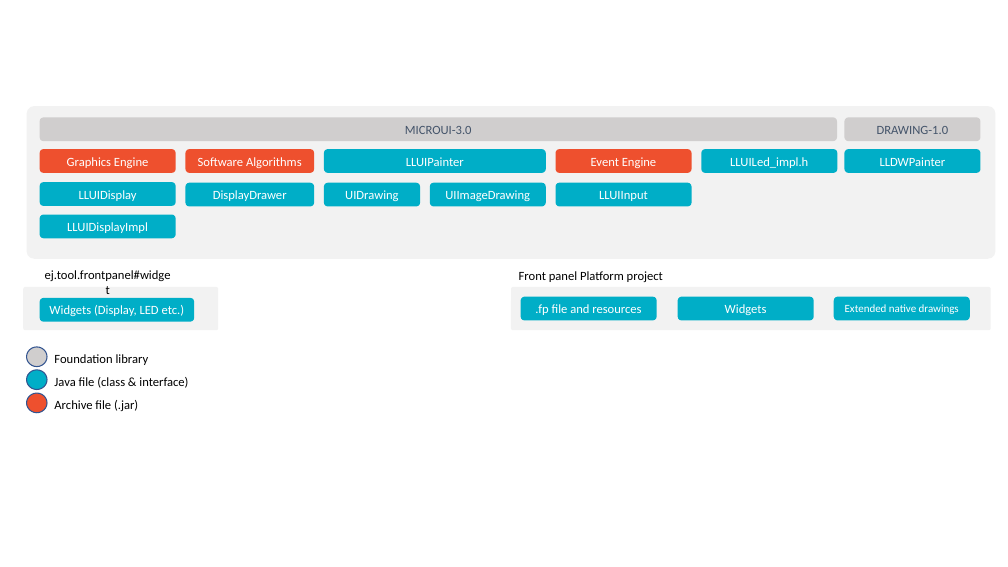
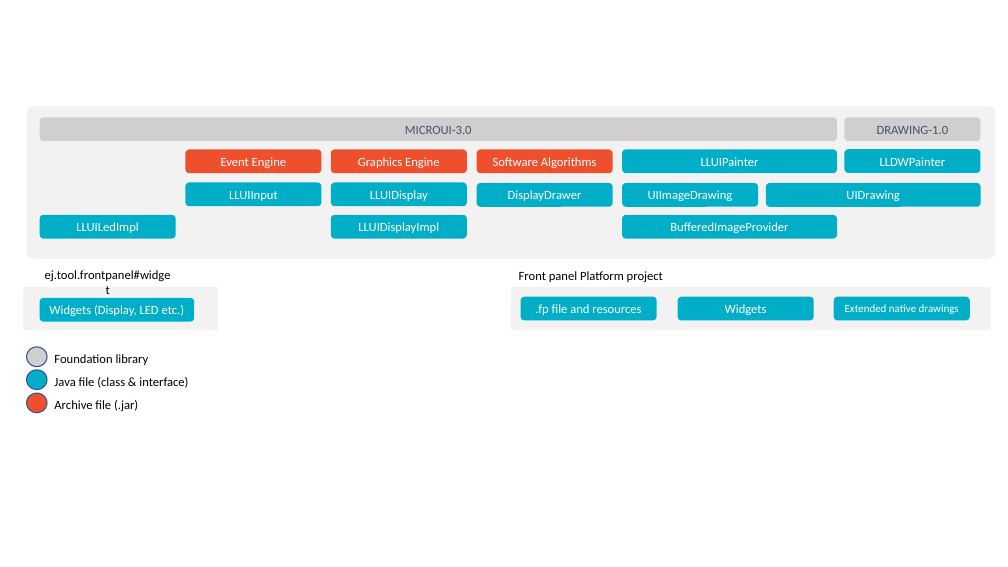
Before and after one commit to MicroEJ/docs, a slide deck: slide 2 of VEEPortingGuide/images/uiLL.pptx. Drawn at 1008x567 pixels with LibreOffice and Linux fonts; fonts in the diff are those of the drawing. Boxes give left, top, right and bottom in pixels: in the first picture for what was removed or moved away, otherwise in the second. Text is boxed around its words. In the diff, an @@ line names an element or a change of style, - is before the commit and + after.

```diff
--- a/VEEPortingGuide/images/uiLL.pptx
+++ b/VEEPortingGuide/images/uiLL.pptx
@@ rounded rectangle removed at [702, 149, 838, 172] @@
-LLUILed_impl.h
@@ rounded rectangle "Event Engine": place and size @@
-rounded rectangle "Event Engine" at [556, 149, 692, 172]
+rounded rectangle "Event Engine" at [185, 150, 321, 173]
@@ rounded rectangle "Software Algorithms": place and size @@
-rounded rectangle "Software Algorithms" at [185, 149, 314, 172]
+rounded rectangle "Software Algorithms" at [477, 150, 613, 173]
@@ rounded rectangle "LLUIPainter": place and size @@
-rounded rectangle "LLUIPainter" at [324, 149, 546, 172]
+rounded rectangle "LLUIPainter" at [622, 150, 837, 173]
@@ rounded rectangle "LLUIInput": place and size @@
-rounded rectangle "LLUIInput" at [556, 183, 692, 206]
+rounded rectangle "LLUIInput" at [185, 182, 321, 206]
@@ 3 rounded rectangles: place and size @@
-3 rounded rectangles at [39, 149, 175, 238]
+3 rounded rectangles at [331, 150, 467, 238]
@@ rounded rectangle "DisplayDrawer": place and size @@
-rounded rectangle "DisplayDrawer" at [185, 183, 314, 206]
+rounded rectangle "DisplayDrawer" at [477, 183, 613, 206]
@@ rounded rectangle "UIImageDrawing": place and size @@
-rounded rectangle "UIImageDrawing" at [430, 183, 546, 206]
+rounded rectangle "UIImageDrawing" at [622, 183, 758, 206]
@@ rounded rectangle "UIDrawing": place and size @@
-rounded rectangle "UIDrawing" at [324, 183, 420, 206]
+rounded rectangle "UIDrawing" at [766, 183, 981, 206]
@@ rounded rectangle added at [39, 215, 175, 238], fill #00AEC7, 12 pt, text #FFFFFF @@
+LLUILedImpl
@@ rounded rectangle added at [622, 215, 837, 238], fill #00AEC7, 12 pt, text #FFFFFF @@
+BufferedImageProvider
```
Also in this commit, not shown: 1 other slide changed, 4 other files.
